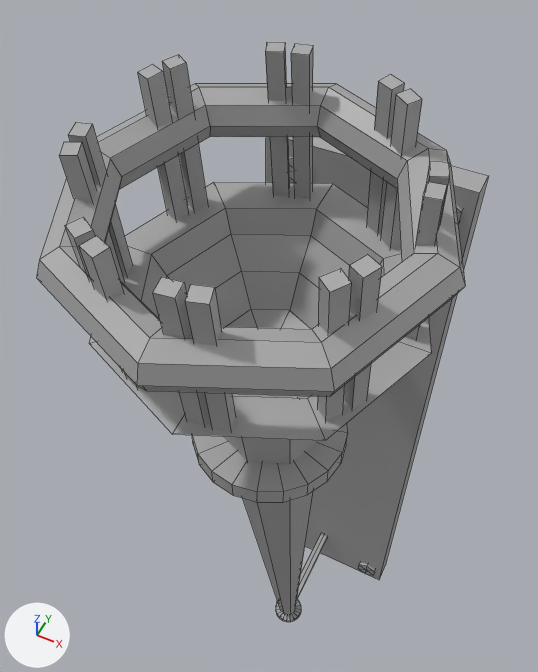
The FBX model Electric_DigDig02_Spelprojekt/Assets/NathanielsAssets/Fakla (ljuskälla).fbx as it was, and as the next commit left it.
Camera for both pictures: a 50 mm lens placed at (0.0152, 0.05911, 0.03412), pointed at (0.00456, 0.08039, 0.00753). Lighting does not change. The marker at lower left points along +X, +Y and +Z. The older version comes first. Mesh edges are drawn as thin lines. Where no turn or scale is listed for an object, it has been applied to the vertices.
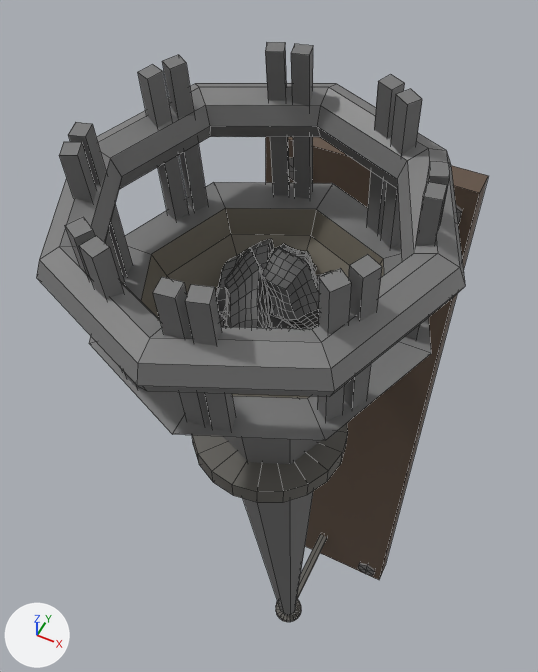
Where the change shows, as pixel boxes (x1, y1, x2, y2) in the pictures (538 x 672 px):
part 1 of me_mesh, added (mostly hidden): after (270, 271, 333, 329)
part 2 of me_mesh, added (mostly hidden): after (272, 244, 311, 311)
part 3 of me_mesh, added (mostly hidden): after (219, 313, 225, 327)
part 4 of me_mesh, added: after (224, 248, 272, 328)
part 5 of me_mesh, added: after (216, 239, 274, 315)
part 6 of me_mesh, added: after (269, 247, 316, 277)
part 7 of me_mesh, added: after (261, 247, 319, 329)
part 8 of me_mesh, recoloured: (289, 157, 462, 575) in both
part 9 of me_mesh, recoloured (grey to dark grey): (192, 423, 348, 622) in both
part 10 of me_mesh, recoloured (darker): (59, 42, 450, 616) in both
part 11 of me_mesh, recoloured (darker): (141, 208, 384, 398) in both
part 12 of me_mesh, recoloured (darker): (36, 83, 465, 397) in both
part 13 of me_mesh, recoloured (grey to brown): (266, 137, 488, 580) in both

The change, as a diff of the scene's bpy script:
```diff
--- a/Electric_DigDig02_Spelprojekt/Assets/NathanielsAssets/Fakla (ljuskälla).fbx.py
+++ b/Electric_DigDig02_Spelprojekt/Assets/NathanielsAssets/Fakla (ljuskälla).fbx.py
@@ mat_guld @@
+mat_guld = principled_material('Guld')
+mat_guld.base_color = (0.207, 0.207, 0.207)  # grey #7e7e7e
@@ mat_muts_grå @@
+mat_muts_grå = principled_material('Muts_grå')
+mat_muts_grå.base_color = (0.129, 0.123, 0.11)  # dark grey #65625d
@@ mat_skruv @@
+mat_skruv = principled_material('Skruv')
+mat_skruv.base_color = (0.178, 0.172, 0.169)  # grey #757372
@@ mat_trä @@
+mat_trä = principled_material('Trä')
+mat_trä.base_color = (0.121, 0.0812, 0.0559)  # brown #625043
@@ mat_grå @@
+mat_grå = principled_material('Grå')
+mat_grå.base_color = (0.178, 0.178, 0.178)  # grey #757575
@@ mat_varm_grå @@
+mat_varm_grå = principled_material('Varm_grå')
+mat_varm_grå.base_color = (0.187, 0.168, 0.132)  # grey #787266
@@ me_mesh @@
-me_mesh.from_pydata(...)  # 428 vertices, 450 faces; spans x -0.0061..0.0061, y -0.0084..0.0084, z -0.0207..0.0207
+me_mesh.from_pydata(...)  # 1980 vertices, 1986 faces; spans x -0.0061..0.0061, y -0.0084..0.0084, z -0.0207..0.0207
+# me_mesh part 1: a new loose piece of 194 vertices spanning x 0.0003..0.0029, y -0.0031..0.0008, z 0.012..0.015, in mat_kol_svart (dark grey #3c3c3c)
+# me_mesh part 2: a new loose piece of 194 vertices spanning x -0.0007..0.0009, y -0.0024..0.0013, z 0.0126..0.0146, in mat_kol_svart (dark grey #3c3c3c)
+# me_mesh part 3: a new loose piece of 194 vertices spanning x -0.0017..0.0005, y -0.0045..-0.0028, z 0.0126..0.0146, in mat_kol_svart (dark grey #3c3c3c)
+# me_mesh part 4: a new loose piece of 194 vertices spanning x -0.001..0.0012, y -0.0043..-0.0012, z 0.0137..0.016, in mat_kol_svart (dark grey #3c3c3c)
+# me_mesh part 5: a new loose piece of 194 vertices spanning x -0.0019..0.0004, y -0.0035..0.0002, z 0.0119..0.0151, in mat_kol_svart (dark grey #3c3c3c)
+# me_mesh part 6: a new loose piece of 194 vertices spanning x -0.0004..0.0016, y -0.002..0.0001, z 0.0145..0.0155, in mat_kol_svart (dark grey #3c3c3c)
+# me_mesh part 7: a new loose piece of 194 vertices spanning x 0.0002..0.0025, y -0.003..-0.0011, z 0.0145..0.0161, in mat_kol_svart (dark grey #3c3c3c)
+# me_mesh part 8: 72 faces spanning x -0.0035..0.0042, y 0.007..0.0076, z -0.0204..0.0132 switch from mat_standardsurface1 (grey #aaaaaa) to mat_skruv (grey #757372)
+# me_mesh part 9: 132 faces spanning x -0.0031..0.0032, y -0.0045..0.0083, z -0.0181..0.0068 switch from mat_standardsurface1 (grey #aaaaaa) to mat_muts_grå (dark grey #65625d)
+# me_mesh part 10: 145 faces spanning x -0.0054..0.0056, y -0.0075..0.0035, z -0.0195..0.0207 switch from mat_standardsurface1 (grey #aaaaaa) to mat_grå (grey #757575)
+# me_mesh part 11: 31 faces spanning x -0.004..0.0042, y -0.0061..0.0021, z 0.0113..0.0151 switch from mat_standardsurface1 (grey #aaaaaa) to mat_varm_grå (grey #787266)
+# me_mesh part 12: 64 faces spanning x -0.0061..0.0061, y -0.0084..0.0038, z 0.0165..0.0193 switch from mat_standardsurface1 (grey #aaaaaa) to mat_guld (grey #7e7e7e)
+# me_mesh part 13: 6 faces spanning x -0.0044..0.0047, y 0.0072..0.0084, z -0.0207..0.0139 switch from mat_standardsurface1 (grey #aaaaaa) to mat_trä (brown #625043)
+# other edits to the shape of me_mesh do not show in these pictures
+me_mesh.materials.append(mat_kol_svart)  # dark grey #3c3c3c
```
